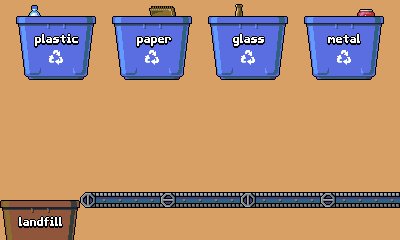
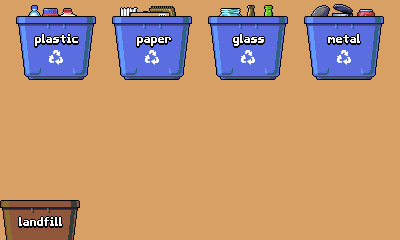
Revision of a layered 400×240 image; what changed, layer by layer:
painted on "Hints" over box(42, 4, 353, 16)
hid "Conveyor" over box(80, 192, 400, 208)
